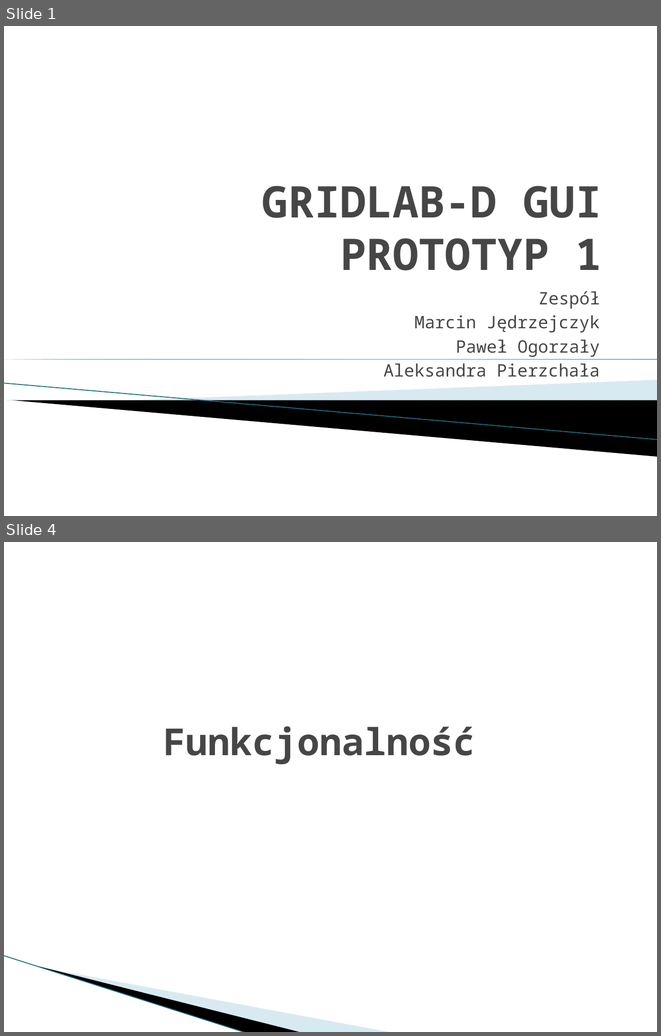
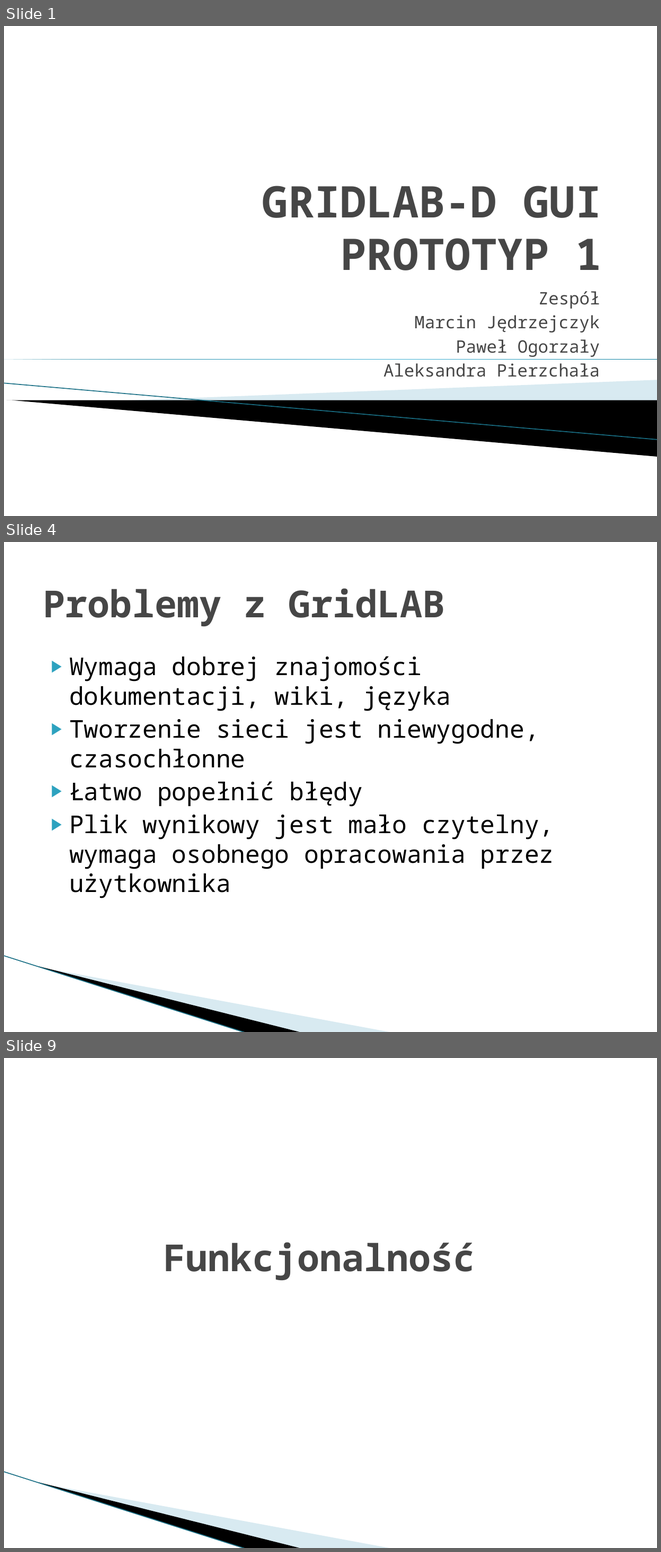
Before and after one commit to Dylek/SP_gridlab-D_GUI, a slide deck: prototyp.pptx. Shown one above the other, each under a label of ours: slides 1 and 4 before the commit, slides 1, 4 and 9 after it; the slides between them are not shown. The pictures are 661x1036 and 661x1552 pixels, drawn with LibreOffice and Linux fonts; fonts in the diff are those of the drawing; background and template pictures are left out. Boxes give left, top, right and bottom in pixels: in the first picture for what was removed or moved away, otherwise in the second. Text is boxed around its words. In the diff, an @@ line names an element or a change of style, - is before the commit and + after.

```diff
--- a/prototyp.pptx
+++ b/prototyp.pptx
@@ slide 4 added at (x1=4, y1=542, x2=657, y2=1032), background #FFFFFF; not listed: 3 template elements that a slide beside it also shows @@
@@ title added at (x1=43, y1=588, x2=445, y2=626), 41 pt, text #464646, bold @@
+Problemy z GridLAB
@@ text added at (x1=69, y1=656, x2=554, y2=898), 27 pt, text #000000 @@
+▶ Wymaga dobrej znajomości dokumentacji, wiki, języka
+▶ Tworzenie sieci jest niewygodne, czasochłonne
+▶ Łatwo popełnić błędy
+▶ Plik wynikowy jest mało czytelny, wymaga osobnego opracowania przez użytkownika
@@ what was slide 4 is now slide 9 @@
```
Also in this commit, not shown: 6 slides changed, 12 other slides added, 3 slides removed.
